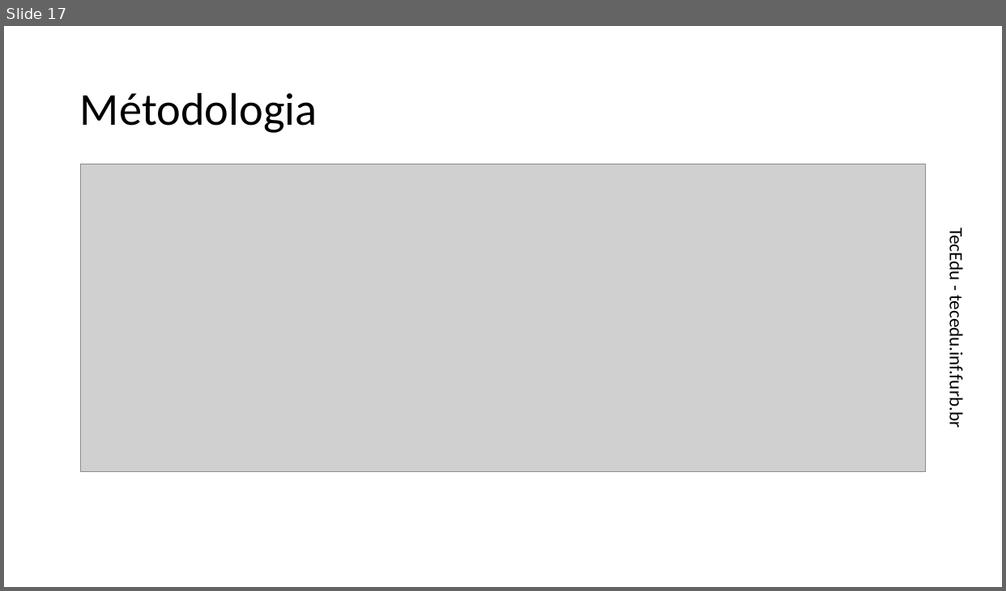
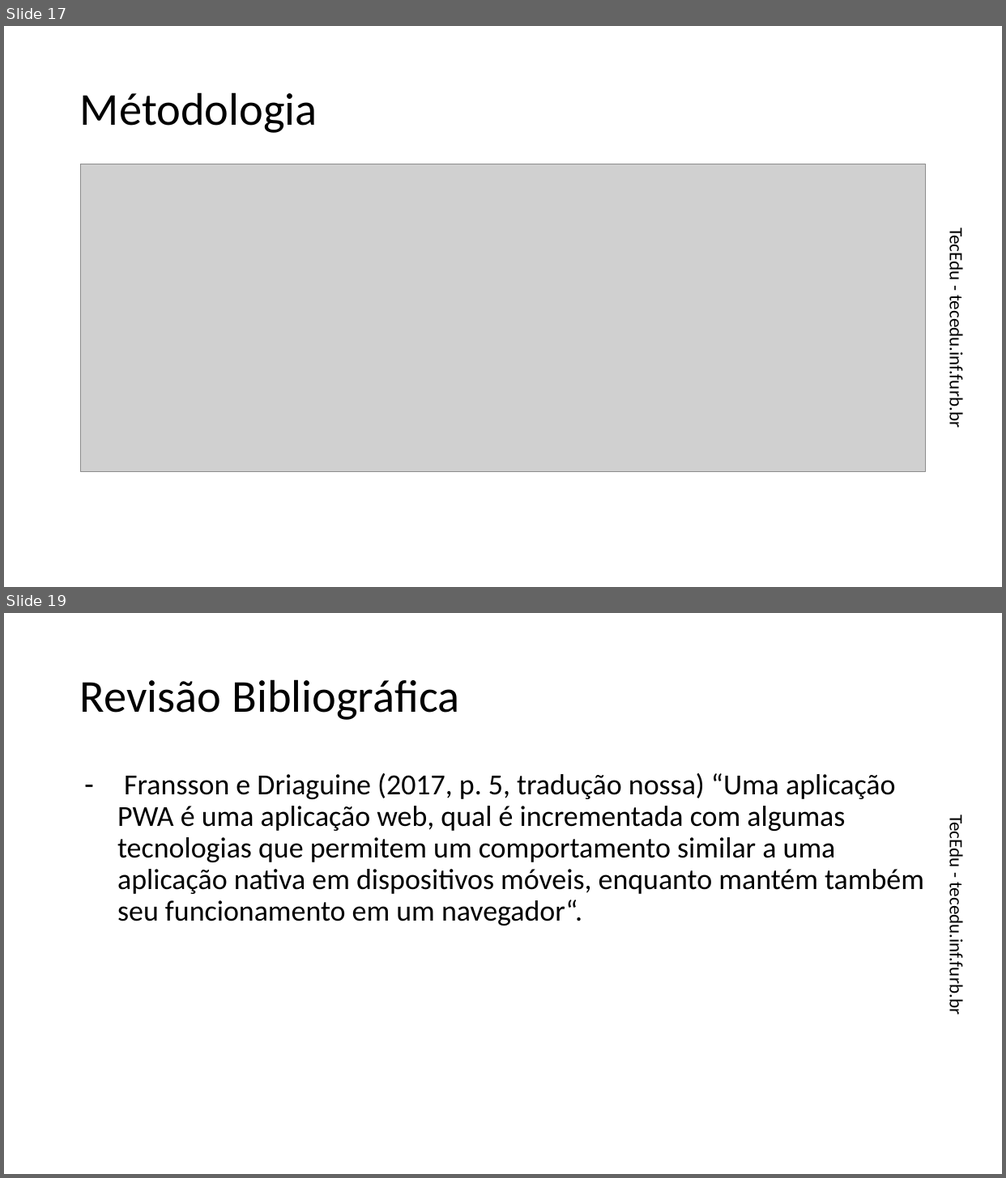
Before and after one commit to dalton-reis/tcc_bcc_2018_2_sgreuel_SilvioGreuel, a slide deck: pre-projeto/slides.pptx. Shown one above the other, each under a label of ours: slide 17 before the commit, slides 17 and 19 after it; the slides between them are not shown. The pictures are 1006x591 and 1006x1178 pixels, drawn with LibreOffice and Linux fonts; fonts in the diff are those of the drawing; grey boxes stand for pictures. Boxes give left, top, right and bottom in pixels: in the first picture for what was removed or moved away, otherwise in the second. Text is boxed around its words. In the diff, an @@ line names an element or a change of style, - is before the commit and + after.

```diff
--- a/pre-projeto/slides.pptx
+++ b/pre-projeto/slides.pptx
@@ slide 19 added at [4,613,1002,1174], background #FFFFFF; not listed: 1 template element that a slide beside it also shows @@
@@ title added at [80,679,459,720], 44 pt, text #000000 @@
+Revisão Bibliográfica
@@ text added at [117,773,924,926], 28 pt, text #000000 @@
+– Fransson e Driaguine (2017, p. 5, tradução nossa) “Uma aplicação PWA é uma aplicação web, qual é incrementada com algumas tecnologias que permitem um comportamento similar a uma aplicação nativa em dispositivos móveis, enquanto mantém também seu funcionamento em um navegador“.
```
Also in this commit, not shown: 3 slides changed, 2 other slides added, 1 slide removed, 1 other file.
